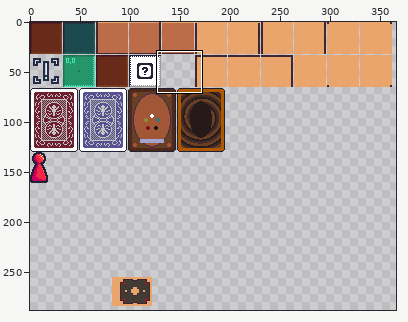
A sprite sheet gets an edit: game/assets/tilemap.png. The first picture is a wide view before the edit; the outline marks the close-up.
Close-up. As it was:
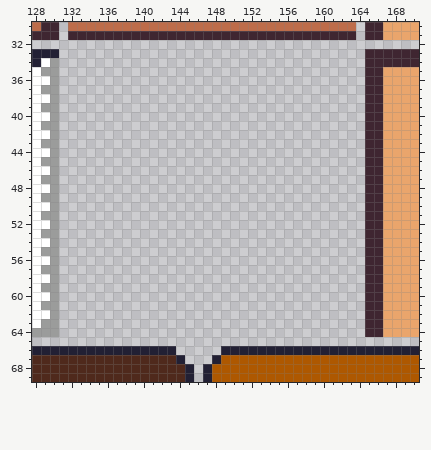
The file is 400x400 pixels. Colours within 5 levels of each other are drawn and written as one. Shown: x 128..170, y 30..69. The wide view leaves out empty margins.
Now the later version:
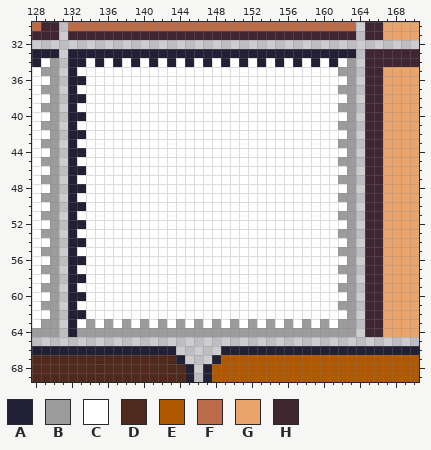
Palette (. is transparent): A #222034  B #9b9c9b  C #ffffff  D #4f291c  E #ae5800  F #bd6c4a  G #eaa56c  H #3f2631
From old to new:
@@ x 128..170 @@
 32 ...........................................
-33 AAA..................................HHHHHH
-34 ACB..................................HHHHHH
-35 CBB..................................HHGGGG
-36 CCB..................................HHGGGG
-37 CBB..................................HHGGGG
-38 CCB..................................HHGGGG
-39 CBB..................................HHGGGG
-40 CCB..................................HHGGGG
-41 CBB..................................HHGGGG
-42 CCB..................................HHGGGG
-43 CBB..................................HHGGGG
-44 CCB..................................HHGGGG
-45 CBB..................................HHGGGG
-46 CCB..................................HHGGGG
-47 CBB..................................HHGGGG
-48 CCB..................................HHGGGG
-49 CBB..................................HHGGGG
-50 CCB..................................HHGGGG
-51 CBB..................................HHGGGG
-52 CCB..................................HHGGGG
-53 CBB..................................HHGGGG
-54 CCB..................................HHGGGG
-55 CBB..................................HHGGGG
-56 CCB..................................HHGGGG
-57 CBB..................................HHGGGG
-58 CCB..................................HHGGGG
-59 CBB..................................HHGGGG
-60 CCB..................................HHGGGG
-61 CBB..................................HHGGGG
-62 CCB..................................HHGGGG
-63 CBB..................................HHGGGG
-64 BBB..................................HHGGGG
+33 AAA.AAAAAAAAAAAAAAAAAAAAAAAAAAAAAAAA.HHHHHH
+34 ACB.AACACACACACACACACACACACACACACACB.HHHHHH
+35 CBB.ACCCCCCCCCCCCCCCCCCCCCCCCCCCCCBB.HHGGGG
+36 CCB.AACCCCCCCCCCCCCCCCCCCCCCCCCCCCCB.HHGGGG
+37 CBB.ACCCCCCCCCCCCCCCCCCCCCCCCCCCCCBB.HHGGGG
+38 CCB.AACCCCCCCCCCCCCCCCCCCCCCCCCCCCCB.HHGGGG
+39 CBB.ACCCCCCCCCCCCCCCCCCCCCCCCCCCCCBB.HHGGGG
+40 CCB.AACCCCCCCCCCCCCCCCCCCCCCCCCCCCCB.HHGGGG
+41 CBB.ACCCCCCCCCCCCCCCCCCCCCCCCCCCCCBB.HHGGGG
+42 CCB.AACCCCCCCCCCCCCCCCCCCCCCCCCCCCCB.HHGGGG
+43 CBB.ACCCCCCCCCCCCCCCCCCCCCCCCCCCCCBB.HHGGGG
+44 CCB.AACCCCCCCCCCCCCCCCCCCCCCCCCCCCCB.HHGGGG
+45 CBB.ACCCCCCCCCCCCCCCCCCCCCCCCCCCCCBB.HHGGGG
+46 CCB.AACCCCCCCCCCCCCCCCCCCCCCCCCCCCCB.HHGGGG
+47 CBB.ACCCCCCCCCCCCCCCCCCCCCCCCCCCCCBB.HHGGGG
+48 CCB.AACCCCCCCCCCCCCCCCCCCCCCCCCCCCCB.HHGGGG
+49 CBB.ACCCCCCCCCCCCCCCCCCCCCCCCCCCCCBB.HHGGGG
+50 CCB.AACCCCCCCCCCCCCCCCCCCCCCCCCCCCCB.HHGGGG
+51 CBB.ACCCCCCCCCCCCCCCCCCCCCCCCCCCCCBB.HHGGGG
+52 CCB.AACCCCCCCCCCCCCCCCCCCCCCCCCCCCCB.HHGGGG
+53 CBB.ACCCCCCCCCCCCCCCCCCCCCCCCCCCCCBB.HHGGGG
+54 CCB.AACCCCCCCCCCCCCCCCCCCCCCCCCCCCCB.HHGGGG
+55 CBB.ACCCCCCCCCCCCCCCCCCCCCCCCCCCCCBB.HHGGGG
+56 CCB.AACCCCCCCCCCCCCCCCCCCCCCCCCCCCCB.HHGGGG
+57 CBB.ACCCCCCCCCCCCCCCCCCCCCCCCCCCCCBB.HHGGGG
+58 CCB.AACCCCCCCCCCCCCCCCCCCCCCCCCCCCCB.HHGGGG
+59 CBB.ACCCCCCCCCCCCCCCCCCCCCCCCCCCCCBB.HHGGGG
+60 CCB.AACCCCCCCCCCCCCCCCCCCCCCCCCCCCCB.HHGGGG
+61 CBB.ACCCCCCCCCCCCCCCCCCCCCCCCCCCCCBB.HHGGGG
+62 CCB.AACCCCCCCCCCCCCCCCCCCCCCCCCCCCCB.HHGGGG
+63 CBB.ACBCBCBCBCBCBCBCBCBCBCBCBCBCBCBB.HHGGGG
+64 BBB.ABBBBBBBBBBBBBBBBBBBBBBBBBBBBBBB.HHGGGG
 65 ...........................................
Boxes around the changes in both close-ups, in picture pixels (x1, y1, x2, y2):
added: (68, 49, 356, 337)
